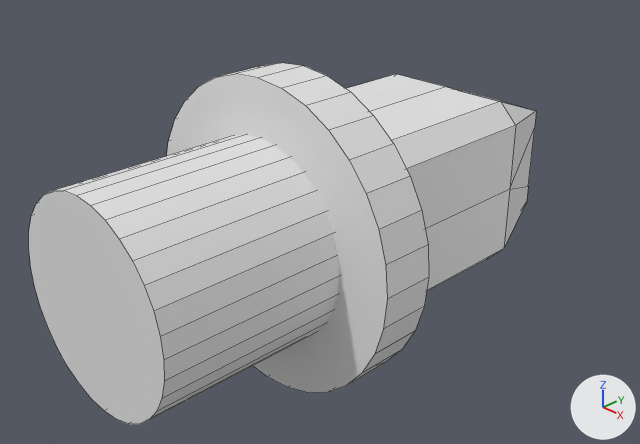
Renders of the Blender file Touch-and-go/touch-and-go.blend from each side of a commit.
Before and after are seen from a 50 mm lens placed at (6.21, -6.54, 4.03), pointed at (-0.25, -0.24, -0.24). Every picture has the same lights, and +X, +Y and +Z are marked at lower right. Mesh edges are drawn as thin lines.
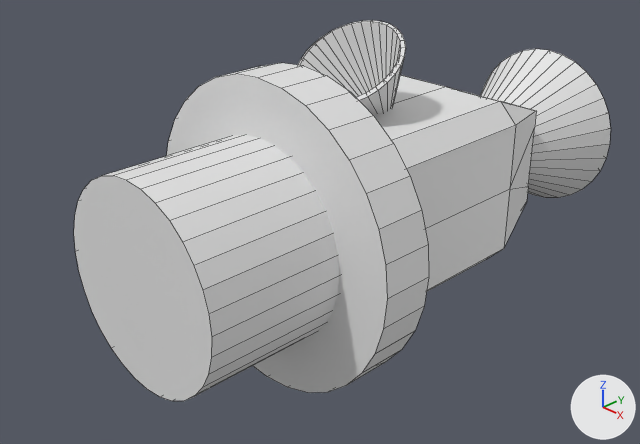
Commit message: Iterate Touch-and-Go Sampling Tool Model

Edits to the scene script, one JSON object a line:
```json
{"op": "add", "block": "me_cone_001", "code": ["me_cone_001 = bpy.data.meshes.new('Cone.001')", "me_cone_001.from_pydata(...)  # 33 vertices, 32 faces; spans x -1.0..1.0, y -1.0..1.0, z -1.0..1.0"]}
{"op": "remove", "block": "ob_cone", "code": "ob_cone.hide_set(True)"}
{"op": "add", "block": "ob_cone", "code": "_m = ob_cone.modifiers.new('Curve', 'CURVE')"}
{"op": "add", "block": "ob_cone", "code": "_m = ob_cone.modifiers.new('Solidify', 'SOLIDIFY')"}
{"op": "add", "block": "ob_cone", "code": "_m.thickness = -0.06"}
{"op": "set", "path": "ob_cylinder_001.location", "old": "(0.0, -2.197, 0.0)", "new": "(0.0, -1.999, 0.0)"}
{"op": "set", "path": "ob_cylinder_001.scale", "old": "(1.09, 1.09, 1.09)", "new": "(1.09, 1.09, 0.807)"}
{"op": "add", "block": "ob_cone_001", "code": ["ob_cone_001 = bpy.data.objects.new('Cone.001', me_cone_001)", "ob_cone_001.location = (-0.166, 0.427, 1.079)", "ob_cone_001.rotation_euler = (-2.532, 0.0, 0.0)  # degrees (-145, 0, 0)", "ob_cone_001.scale = (0.649, 0.615, 0.566)", "_m = ob_cone_001.modifiers.new('Solidify', 'SOLIDIFY')", "_m.thickness = 0.08"]}
```

Changed parts and their boxes (x1, y1, x2, y2) in the pictures (640 x 444 px):
```json
{"object": "Cylinder.001", "change": "moved, rescaled", "before": [29, 135, 339, 424], "after": [74, 135, 339, 401], "on screen": "14% narrower, 8% shorter"}
{"object": "Cone", "change": "shown", "after": [480, 49, 611, 198]}
{"object": "Cone.001", "change": "added", "after": [298, 20, 406, 115]}
```
